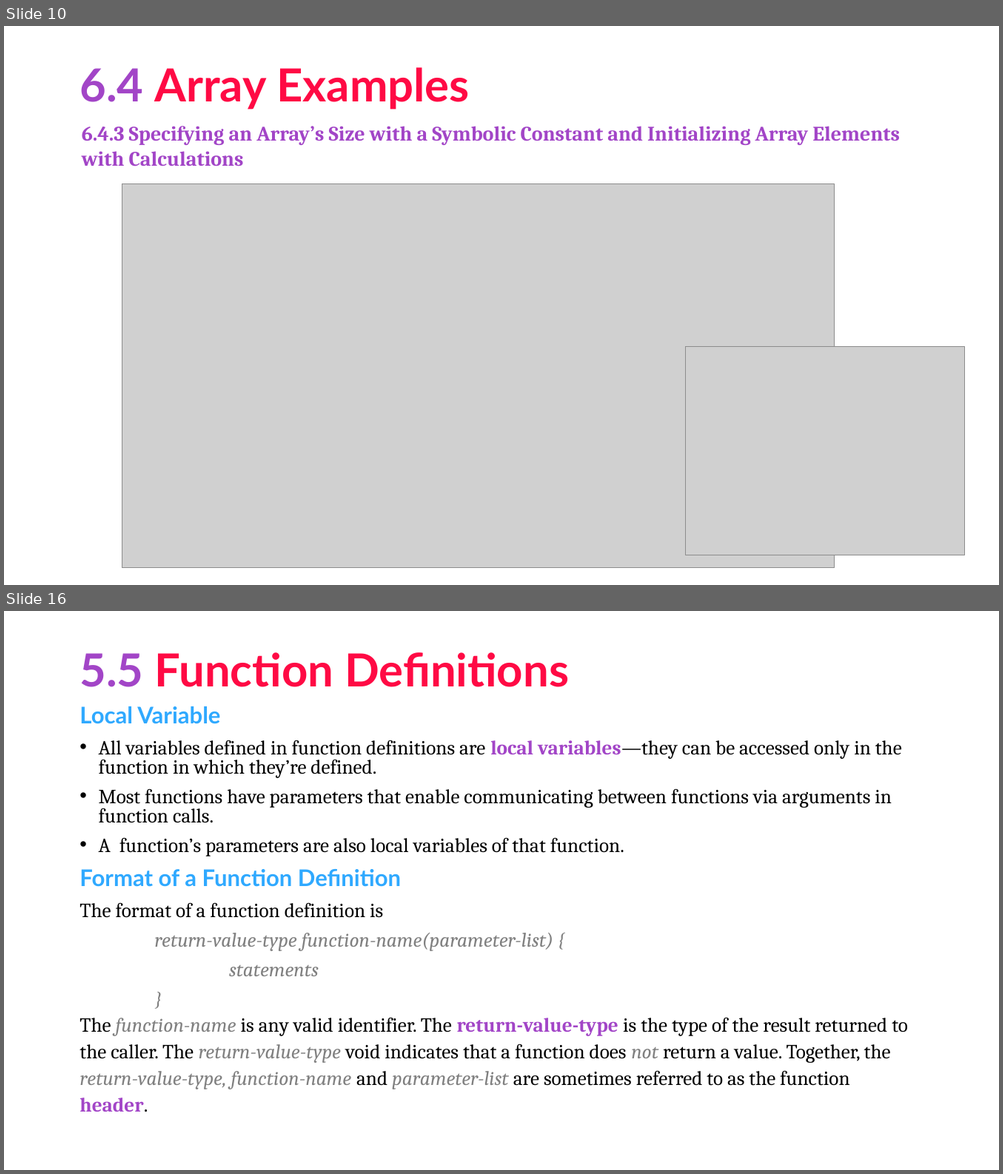
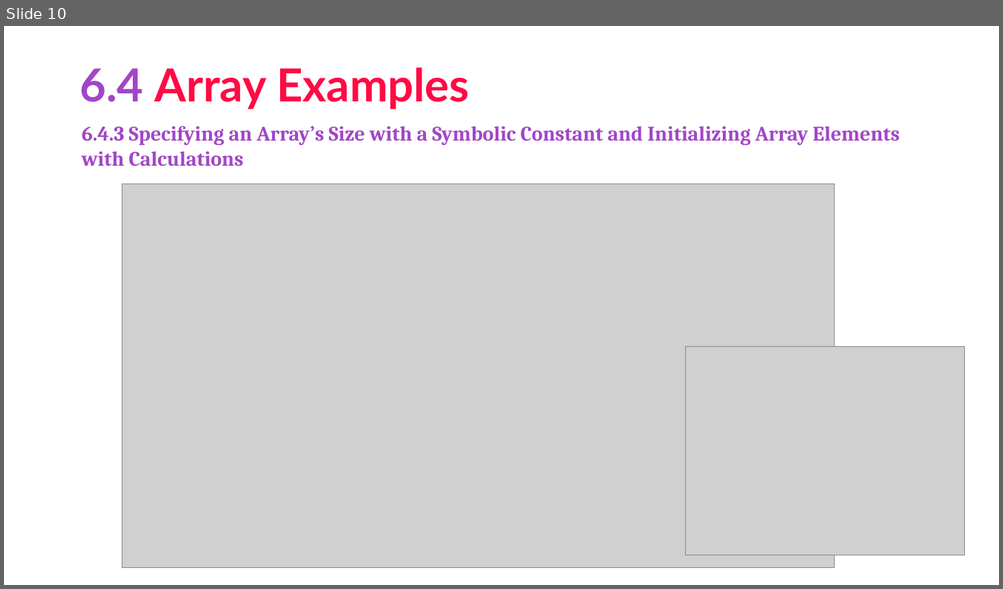
Before and after one commit to asimriaz/FOP, a slide deck: Chapter 6.pptx. Shown one above the other, each under a label of ours: slides 10 and 16 before the commit, slide 10 after it; the slides between them are not shown. The pictures are 1003x1174 and 1003x589 pixels, drawn with LibreOffice and Linux fonts; fonts in the diff are those of the drawing; grey boxes stand for pictures; background and template pictures are left out. Boxes give left, top, right and bottom in pixels: in the first picture for what was removed or moved away, otherwise in the second. Text is boxed around its words. In the diff, an @@ line names an element or a change of style, - is before the commit and + after.

```diff
--- a/Chapter 6.pptx
+++ b/Chapter 6.pptx
@@ slide 16 removed at (4, 611, 999, 1170), background #FFFFFF @@
@@ title removed at (79, 652, 569, 687) @@
-5.5 Function Definitions
@@ text removed at (79, 706, 908, 1112) @@
-Local Variable
-• All variables defined in function definitions are local variables—they can be accessed only in the function in which they’re defined.
-• Most functions have parameters that enable communicating between functions via arguments in function calls.
-• A function’s parameters are also local variables of that function.
-Format of a Function Definition
-The format of a function definition is
-return-value-type function-name(parameter-list) {
-statements
-}
-The function-name is any valid identifier. The return-value-type is the type of the result returned to the caller. The return-value-type void indicates that a function does not return a value. Together, the return-value-type, function-name and parameter-list are sometimes referred to as the function header.
```
Also in this commit, not shown: 2 slides changed, 7 slides added, 23 other slides removed.
